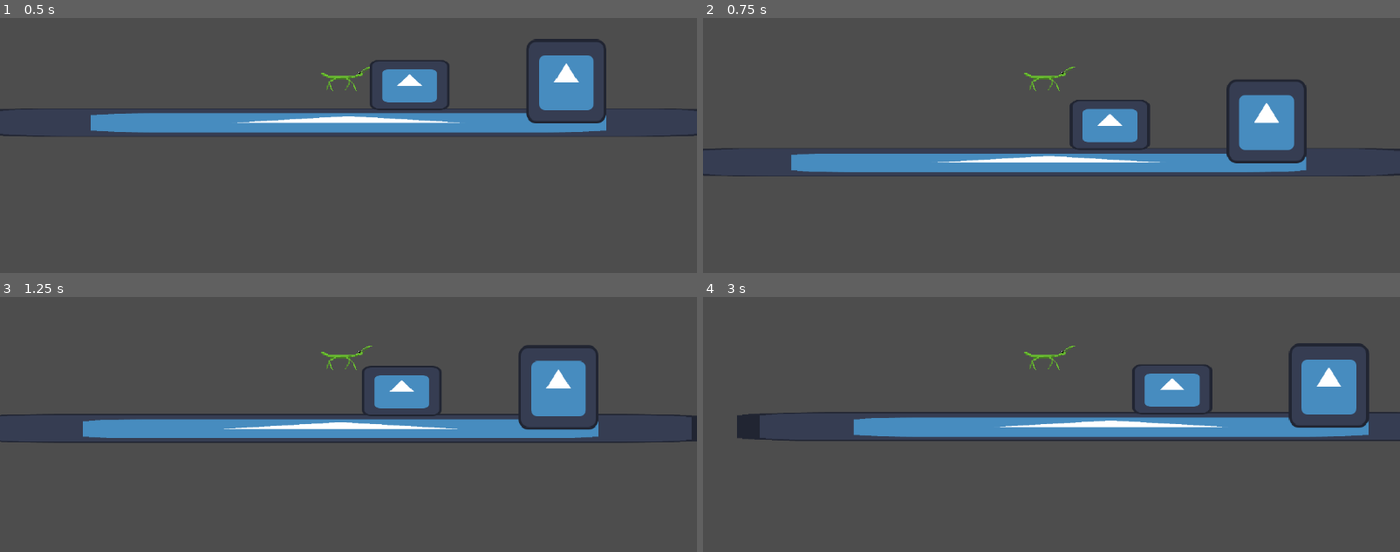
Above: before the commit, frames 1-4 (two rows, left to right).
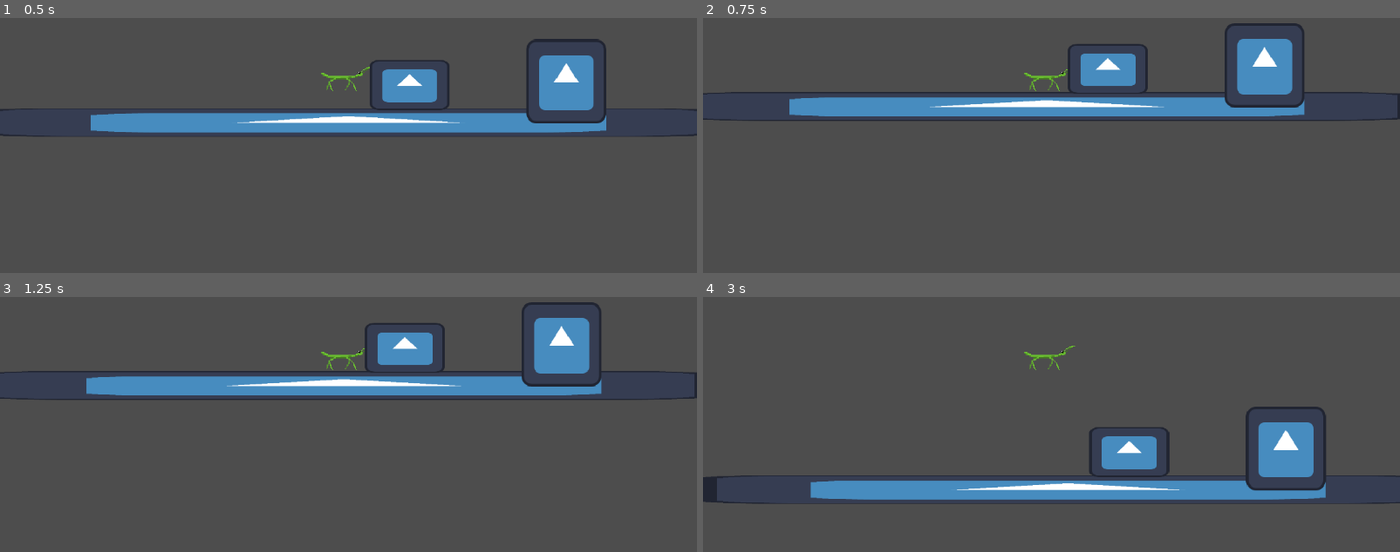
Above: after the commit, the same moments.

Repository: NinjaLD/stickySituation
Game: Godot game, scene res://scenes/playerDevelopment.tscn
The game is run twice, just before and just after one commit, with the same random seed, the same clock (stepped at 60 frames per second) and the same inputs. The engine's default icon, where the game draws it, is replaced by a stand-in: a white triangle on a blue panel in a dark square.
Inputs:
- Up to frame 1 (0.5 s): no input
- Up to frame 2 (0.75 s): hold D (moveRight) from 0.53 s (still down); hold Space (jump) from 0.53 s (still down)
- Up to frame 3 (1.25 s): keep holding D (moveRight); keep holding Space (jump)
- Up to frame 4 (3 s): release Space (jump) at 1.28 s; tap Space (jump) at 1.35, 1.52, 1.82, 2.85 s; release D (moveRight) at 2.03 s; hold A (moveLeft) 2.03-2.78 s; hold Space (jump) 2.03-2.78 s; hold D (moveRight) from 2.78 s (still down)

Frame 1 is identical in both runs. In frame 2, 17% of the frame differs, in the area x 0-100%, y 2-63%; in frame 3, 17%; in frame 4, 18%, in the area x 0-100%, y 18-82%.

Commit message:
another player update

Diff:
--- a/sticky-situation/scenes/playerDevelopment.tscn
+++ b/sticky-situation/scenes/playerDevelopment.tscn
@@ -46,3 +46,4 @@
 texture = ExtResource("1_40edo")
 
 [node name="CharacterBody2D" parent="." unique_id=1909432878 instance=ExtResource("2_40edo")]
+jumpVelocity = Vector2(0, 1000)
--- a/sticky-situation/scripts/playerScript.gd
+++ b/sticky-situation/scripts/playerScript.gd
@@ -4,7 +4,7 @@
 @export var walkAccel : int
 @export var walkSpeed : int
 @export var decceleration : int
-@export var jumpVelocity : int
+@export var jumpVelocity : Vector2
 
 # Called when the node enters the scene tree for the first time.
 func _ready() -> void:
@@ -41,7 +41,11 @@
 		velocity.x = clampf(velocity.x + GetInputDir() * walkAccel, -walkSpeed, walkSpeed)
 
 func Jump() -> void:
-	if Input.is_action_just_pressed("jump") and is_on_floor():
-		velocity.y = jumpVelocity
-		velocity.x += 0.5 * velocity.x # change to be for hold jump is mor boing boing
-		print(velocity.x)
+	if Input.is_action_pressed("jump") and is_on_floor():
+		print("The player is charging their jump")
+		# change the jump velocities
+	if Input.is_action_just_released("jump") and is_on_floor():
+		print("the player will jump now")
+		velocity.y = -jumpVelocity.y
+		velocity.x += jumpVelocity.x * velocity.x # change to be for hold jump is mor boing boing
+		print(velocity)
